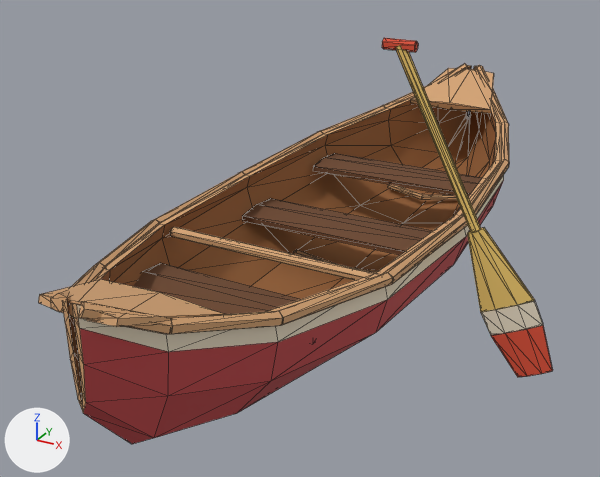
What one commit did to the glTF model public/models/canoe.glb.
Both versions are drawn from a 50 mm lens placed at (1.29, -2.72, 1.56), pointed at (-0.08, -0.22, 0.31). The axes (+X, +Y, +Z) are drawn at lower left. The lights are the same throughout. The older version comes first. Mesh edges are drawn as thin lines. Where no turn or scale is listed for an object, it has been applied to the vertices. Vertices at exactly the same position are counted once.

In view in the first picture: 'Hull', 'Paddle'.
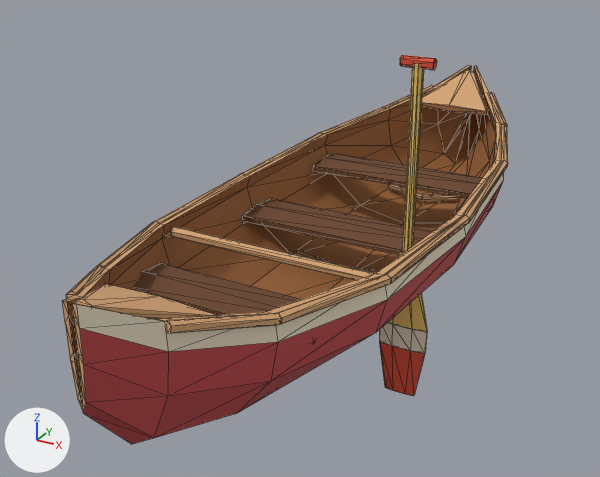
Edits to the bpy script that builds the scene:
```text
Change me_hull_mesh:
    used by ob_hull; location = (0.0, 0.0, 0.0)
    remove me_hull_mesh.from_pydata(...)  # 506 vertices, 784 faces; spans x -0.5..0.5, y -1.5..1.5, z 0.05..0.66
    add me_hull_mesh.from_pydata(...)  # 458 vertices, 736 faces; spans x -0.49..0.49, y -1.48..1.48, z 0.05..0.65
    me_hull_mesh part 1: the loose piece of 12 vertices spanning x -0.21..0.21, y -1.47..-1.15, z 0.49..0.64 is rebuilt with 12 vertices and now spans x -0.19..0.19, y -1.45..-1.15, z 0.48..0.63
    me_hull_mesh part 2: the loose piece of 12 vertices spanning x -0.21..0.21, y 1.15..1.47, z 0.49..0.64 is rebuilt with 12 vertices and now spans x -0.19..0.19, y 1.15..1.45, z 0.48..0.63
    me_hull_mesh part 3: the loose piece of 12 vertices spanning x 0.02..0.17, y 1.3..1.5, z 0.53..0.66 is deleted
    me_hull_mesh part 4: the loose piece of 12 vertices spanning x -0.17..-0.02, y 1.3..1.5, z 0.53..0.66 is deleted
    me_hull_mesh part 5
    24 vertices are removed from x -0.17..0.17, y -1.5..-1.3, z 0.53..0.66
    52 faces are deleted
    28 new faces join them, mat_canoe_ashwood (beige #d4a373)
    other edits to the shape of me_hull_mesh do not show in these pictures
Change me_paddle_mesh:
    used by ob_paddle; location = (0.0, -0.22, 0.72)
    remove me_paddle_mesh.from_pydata(...)  # 76 vertices, 132 faces; spans x 0.225..0.885, y -0.017..0.017, z -0.75..0.358
    add me_paddle_mesh.from_pydata(...)  # 60 vertices, 132 faces; spans x -0.091..0.091, y -0.017..0.017, z -0.78..0.458
    me_paddle_mesh part 6: the loose piece of 16 vertices spanning x 0.265..0.595, y -0.017..0.017, z -0.248..0.348 is turned 27.3 degrees about the y axis through its middle and scaled by 1.01, then moved by (-0.43, 0.0, 0.06)
    me_paddle_mesh part 7: the loose piece of 12 vertices spanning x 0.225..0.335, y -0.016..0.016, z 0.322..0.358 is moved by (-0.28, 0.0, 0.1)
    me_paddle_mesh part 8: a new loose piece of 32 vertices spanning x -0.091..0.091, y -0.011..0.011, z -0.78..-0.22
    me_paddle_mesh part 9: the loose piece of 16 vertices spanning x 0.667..0.885, y -0.01..0.01, z -0.75..-0.526 is deleted
    me_paddle_mesh part 10: the loose piece of 16 vertices spanning x 0.554..0.796, y -0.013..0.013, z -0.535..-0.226 is deleted
    me_paddle_mesh part 11: the loose piece of 16 vertices spanning x 0.623..0.834, y -0.011..0.011, z -0.612..-0.447 is deleted
Change ob_paddle:
    ob_paddle.location: (0.0, -0.22, 0.72) -> (0.36, -0.26, 0.58)
```

Where the change shows, as pixel boxes (x1, y1, x2, y2) in the pictures (600 x 477 px; the box of a moved part takes in the faces that stretch with it):
'Hull', reshaped: before (38, 64, 509, 444); after (62, 65, 508, 444)
'Paddle', reshaped, moved (66% narrower): before (382, 38, 553, 377); after (379, 55, 437, 396)
part 1 of me_hull_mesh, rebuilt: before (38, 279, 223, 327); after (75, 284, 214, 319)
part 2 of me_hull_mesh, rebuilt: before (410, 68, 494, 113); after (421, 70, 487, 115)
part 3 of me_hull_mesh, deleted: before (476, 65, 495, 92)
part 4 of me_hull_mesh, deleted: before (440, 64, 468, 79)
part 5 of me_hull_mesh, cut back: before (50, 267, 282, 334); after (66, 276, 281, 333)
part 6 of me_paddle_mesh, moved or reshaped: before (396, 45, 481, 233); after (402, 63, 424, 253)
part 7 of me_paddle_mesh, moved or reshaped: before (382, 38, 418, 52); after (400, 55, 437, 70)
part 8 of me_paddle_mesh, added: after (379, 252, 427, 396)
part 9 of me_paddle_mesh, deleted (red): before (491, 325, 553, 377)
part 10 of me_paddle_mesh, deleted: before (467, 228, 534, 312)
part 11 of me_paddle_mesh, deleted: before (481, 300, 543, 335)
